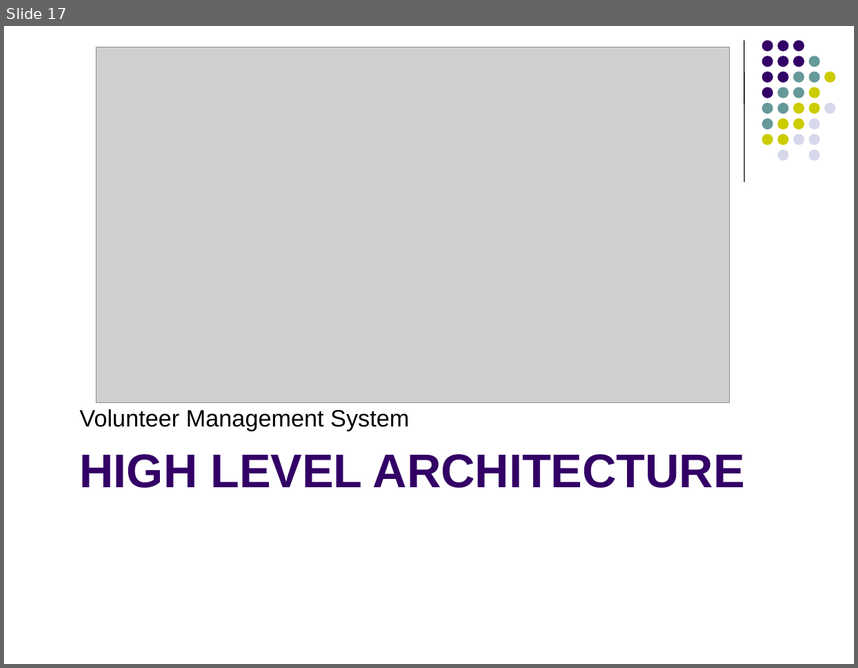
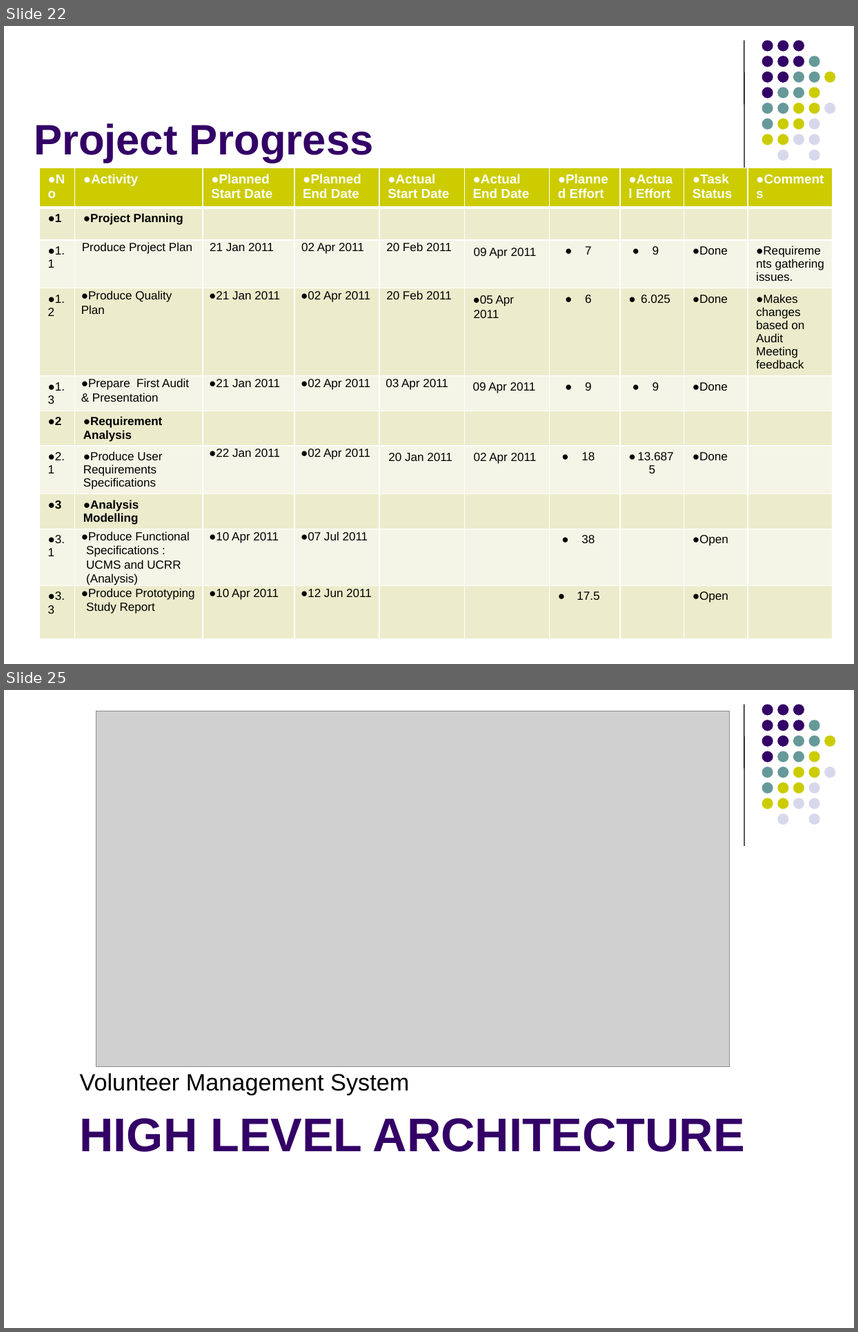
Before and after one commit to imireasa/mtech-se18-t08s, a slide deck: docs/W-9 Working Document/W-9.3 Presentation Slides/Phase1/vms_first_presentation_v0.1a.pptx. Shown one above the other, each under a label of ours: slide 17 before the commit, slides 22 and 25 after it; the slides between them are not shown. The pictures are 858x668 and 858x1332 pixels, drawn with LibreOffice and Linux fonts; fonts in the diff are those of the drawing; grey boxes stand for pictures. Boxes give left, top, right and bottom in pixels: in the first picture for what was removed or moved away, otherwise in the second. Text is boxed around its words. In the diff, an @@ line names an element or a change of style, - is before the commit and + after.

```diff
--- a/docs/W-9 Working Document/W-9.3 Presentation Slides/Phase1/vms_first_presentation_v0.1a.pptx
+++ b/docs/W-9 Working Document/W-9.3 Presentation Slides/Phase1/vms_first_presentation_v0.1a.pptx
@@ slide 22 added at (4,26,854,664), background #FFFFFF; not listed: 32 template elements that a slide beside it also shows @@
@@ title added at (34,123,374,163), 36 pt, text #330066, bold @@
+Project Progress
@@ table added at (40,168,833,649), 10 rows, 10 columns @@
+No | Activity | Planned Start Date | Planned End Date | Actual Start Date | Actual End Date | Planned Effort | Actual Effort | Task Status | Comments
+1 | Project Planning |  |  |  |  |  |  |  | 
+1.1 | Produce Project Plan | 21 Jan 2011 | 02 Apr 2011 | 20 Feb 2011 | 09 Apr 2011 | 7 | 9 | Done | Requirements gathering issues.
+1.2 | Produce Quality Plan | 21 Jan 2011 | 02 Apr 2011 | 20 Feb 2011 | 05 Apr 2011 | 6 | 6.025 | Done | Makes changes based on Audit Meeting feedback
+1.3 | Prepare First Audit & Presentation | 21 Jan 2011 | 02 Apr 2011 | 03 Apr 2011 | 09 Apr 2011 | 9 | 9 | Done | 
+2 | Requirement Analysis |  |  |  |  |  |  |  | 
+2.1 | Produce User Requirements Specifications | 22 Jan 2011 | 02 Apr 2011 | 20 Jan 2011 | 02 Apr 2011 | 18 | 13.6875 | Done | 
+3 | Analysis Modelling |  |  |  |  |  |  |  | 
+3.1 | Produce Functional Specifications : UCMS and UCRR (Analysis) | 10 Apr 2011 | 07 Jul 2011 |  |  | 38 |  | Open | 
+3.3 | Produce Prototyping Study Report | 10 Apr 2011 | 12 Jun 2011 |  |  | 17.5 |  | Open | 
@@ what was slide 17 is now slide 25 @@
```
Also in this commit, not shown: 8 slides changed, 11 other slides added, 4 slides removed.
